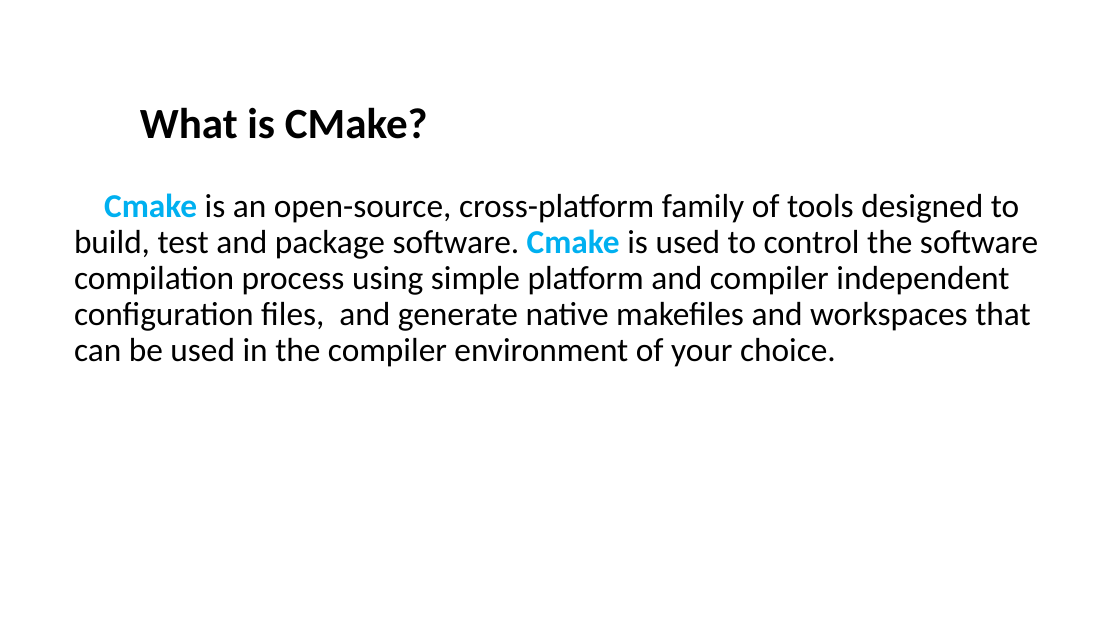
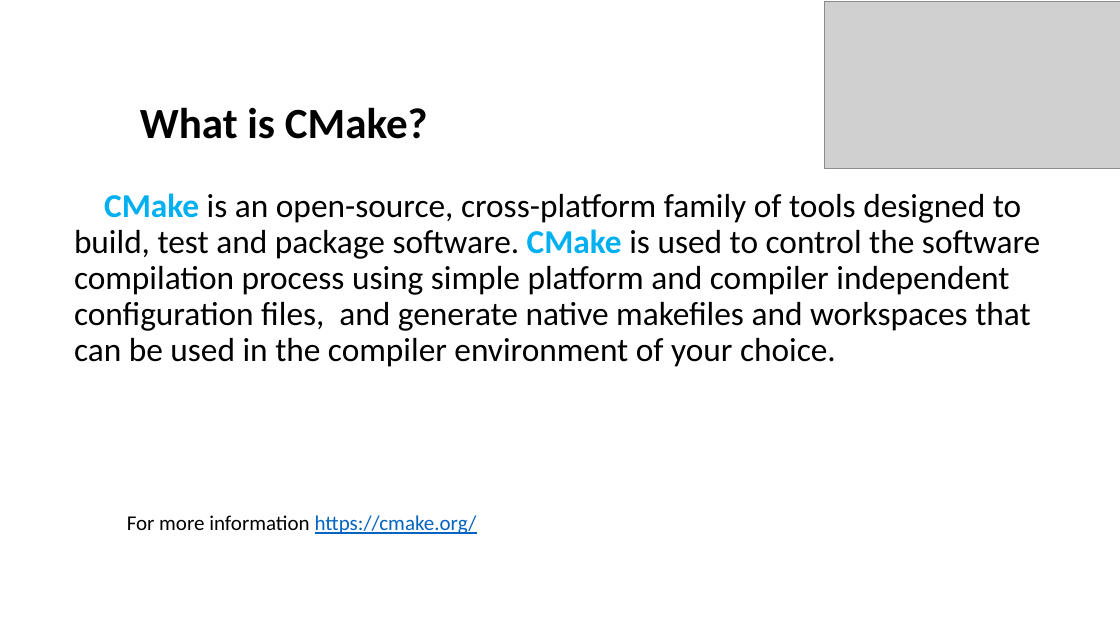
Before and after one commit to ShiqiYu/CPP, a slide deck: slide 18 of week04/Lab04.pptx. Drawn at 1120x630 pixels with LibreOffice and Linux fonts; fonts in the diff are those of the drawing; grey boxes stand for pictures; background and template pictures are left out. Boxes give left, top, right and bottom in pixels: in the first picture for what was removed or moved away, otherwise in the second. Text is boxed around its words. In the diff, an @@ line names an element or a change of style, - is before the commit and + after.

```diff
--- a/week04/Lab04.pptx
+++ b/week04/Lab04.pptx
@@ picture added at <box>825,1,1120,168</box> @@
@@ text at <box>74,193,1040,367</box>: text changed @@
-  Cmake is an open-source, cross-platform family of tools designed to build, test and package software. Cmake is used to control the software compilation process using simple platform and compiler independent configuration files, and generate native makefiles and workspaces that can be used in the compiler environment of your choice.
+  CMake is an open-source, cross-platform family of tools designed to build, test and package software. CMake is used to control the software compilation process using simple platform and compiler independent configuration files, and generate native makefiles and workspaces that can be used in the compiler environment of your choice.
@@ text added at <box>127,515,477,534</box>, 18 pt, text #000000 @@
+For more information https://cmake.org/
```
Also in this commit, not shown: 8 other slides changed, 1 other file.
